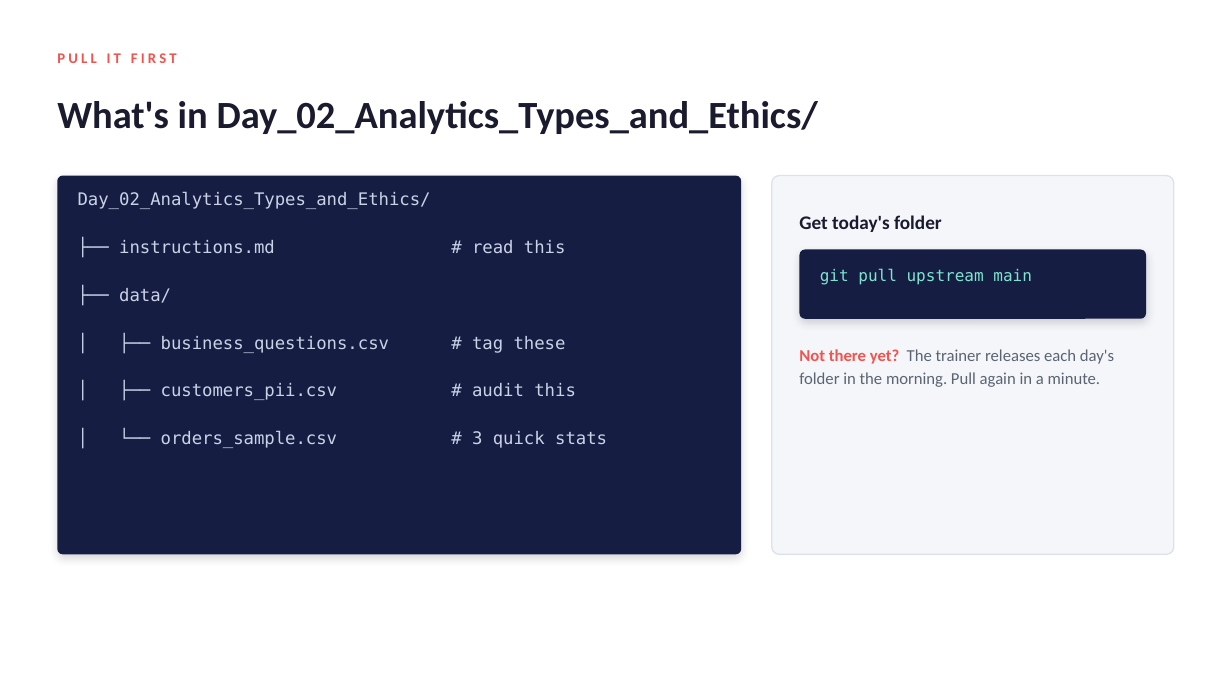
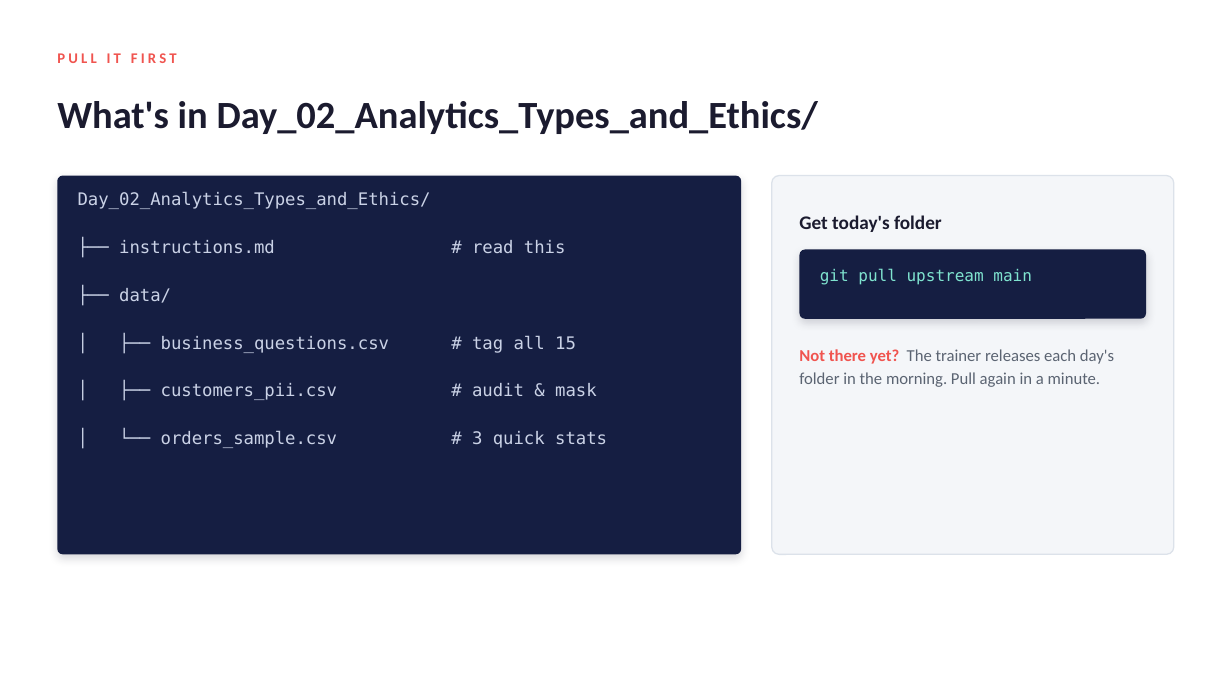
Before and after one commit to Abhinav1296/teaching, a slide deck: slide 9 of Day_02_Analytics_Types_and_Ethics/Day_02_deck.pptx (slide 8 before the commit). Drawn at 1232x693 pixels with LibreOffice and Linux fonts; fonts in the diff are those of the drawing. Boxes give left, top, right and bottom in pixels: in the first picture for what was removed or moved away, otherwise in the second. Text is boxed around its words. In the diff, an @@ line names an element or a change of style, - is before the commit and + after.

```diff
--- a/Day_02_Analytics_Types_and_Ethics/Day_02_deck.pptx
+++ b/Day_02_Analytics_Types_and_Ethics/Day_02_deck.pptx
@@ text at (161, 335, 597, 400): text changed @@
-│ ├── business_questions.csv # tag these
-│ ├── customers_pii.csv # audit this
+│ ├── business_questions.csv # tag all 15
+│ ├── customers_pii.csv # audit & mask
```
Also in this commit, not shown: 6 other slides changed, 3 slides added, 2 slides removed, 3 other files.
